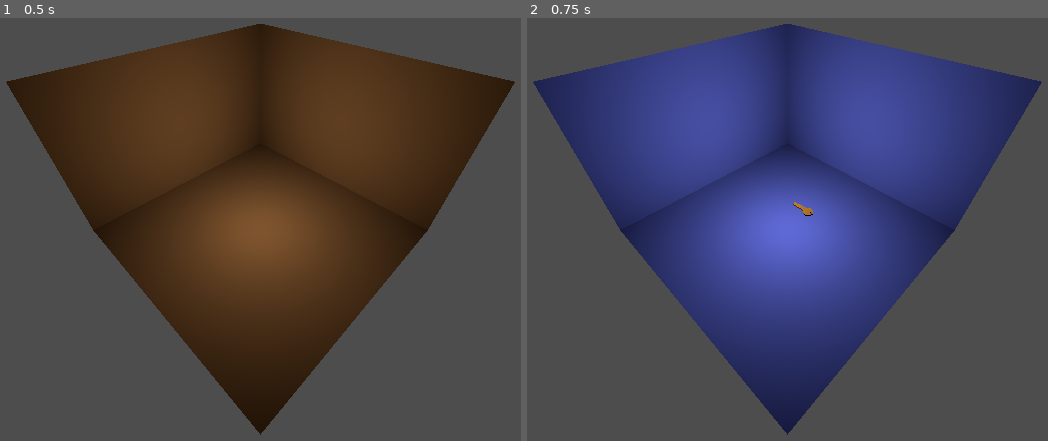
Above: before the commit, frames 1-2 (left to right).
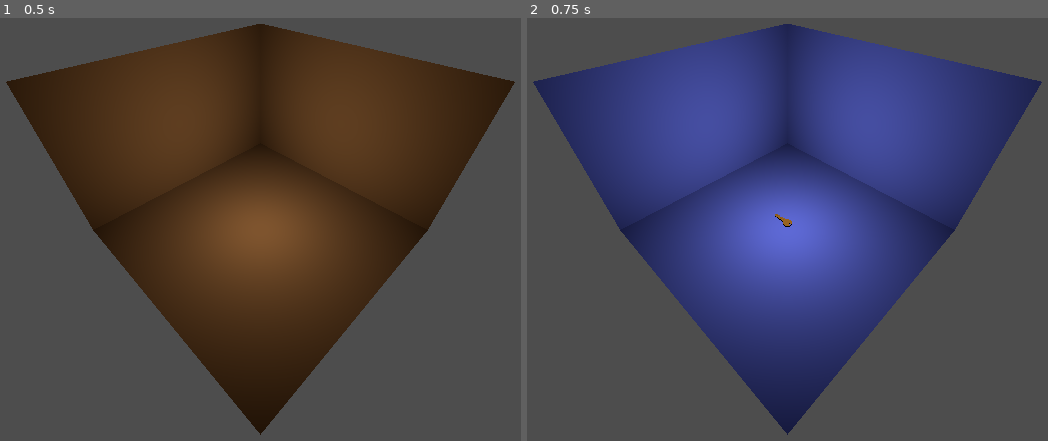
Above: after the commit, the same moments.

Repository: radiantstew0827/Gang29
Game: Godot game, scene res://main.tscn
Two runs of this game, one before a commit and one after it. Both use one fixed random seed, a clock stepped at 60 frames per second and the inputs below.
Inputs (mouse positions are in pixels of both pictures, inside the frame that each line leads up to):
- Up to frame 1 (0.5 s): no input
- Up to frame 2 (0.75 s): tap Enter at 0.5 s; move the mouse to (964, 199) at 0.52 s; hold Space (time_switch) from 0.53 s (still down)

Frame 1 is identical in both runs. In frame 2, less than 0.1% of the frame differs, in the area x 47-55%, y 43-50%.

Commit message:
Mouse interactable detection
although for now it just prints true or false

Diff:
--- a/gang29/interactable.tscn
+++ b/gang29/interactable.tscn
@@ -1,3 +1,6 @@
-[gd_scene format=3 uid="uid://calcp30jhayjp"]
+[gd_scene load_steps=2 format=3 uid="uid://calcp30jhayjp"]
 
-[node name="Interactable" type="Node3D"]
+[ext_resource type="Script" path="res://scripts/interactable.gd" id="1_3kbm2"]
+
+[node name="StaticBody3D" type="StaticBody3D"]
+script = ExtResource("1_3kbm2")
--- a/gang29/levels/level_1.tscn
+++ b/gang29/levels/level_1.tscn
@@ -1,6 +1,7 @@
-[gd_scene load_steps=5 format=3 uid="uid://tnkstllrqrim"]
+[gd_scene load_steps=8 format=3 uid="uid://tnkstllrqrim"]
 
 [ext_resource type="Script" path="res://scripts/level.gd" id="1_5sls7"]
+[ext_resource type="PackedScene" uid="uid://calcp30jhayjp" path="res://interactable.tscn" id="2_80dny"]
 [ext_resource type="ArrayMesh" uid="uid://dvydt7tjektm3" path="res://Assets/key.obj" id="2_k830e"]
 
 [sub_resource type="StandardMaterial3D" id="StandardMaterial3D_n0oft"]
@@ -8,6 +9,10 @@
 
 [sub_resource type="StandardMaterial3D" id="StandardMaterial3D_0pna3"]
 albedo_color = Color(0.433886, 0.488662, 1, 1)
+
+[sub_resource type="BoxShape3D" id="BoxShape3D_nn2we"]
+
+[sub_resource type="BoxShape3D" id="BoxShape3D_ohvaq"]
 
 [node name="Level1" type="Node3D" node_paths=PackedStringArray("camera_point", "present_room", "future_room")]
 script = ExtResource("1_5sls7")
@@ -30,10 +35,23 @@
 
 [node name="OmniLight3D" type="OmniLight3D" parent="Future"]
 
-[node name="Key" type="MeshInstance3D" parent="Future"]
-transform = Transform3D(0.1, 0, 0, 0, 0.1, 0, 0, 0, 0.1, 0.454966, -0.747034, -0.0873041)
+[node name="Key2" parent="Future" instance=ExtResource("2_80dny")]
+transform = Transform3D(1, 0, 0, 0, 1, 0, 0, 0, 1, 0, -1.30047, 0)
+
+[node name="CollisionShape3D" type="CollisionShape3D" parent="Future/Key2"]
+transform = Transform3D(1, 0, -1.74533e-05, 0, 1, 0, 1.74533e-05, 0, 1, 0, 0, 0)
+shape = SubResource("BoxShape3D_nn2we")
+
+[node name="Key" type="MeshInstance3D" parent="Future/Key2"]
+transform = Transform3D(0.1, 0, 0, 0, 0.1, 0, 0, 0, 0.1, 0, 0, 0)
 mesh = ExtResource("2_k830e")
-skeleton = NodePath("../..")
+skeleton = NodePath("../../..")
+
+[node name="StaticBody3D" type="StaticBody3D" parent="Future"]
+transform = Transform3D(1, 0, 0, 0, 1, 0, 0, 0, 1, 1.39566, 0, 0)
+
+[node name="CollisionShape3D" type="CollisionShape3D" parent="Future/StaticBody3D"]
+shape = SubResource("BoxShape3D_ohvaq")
 
 [node name="Marker3D" type="Marker3D" parent="."]
 transform = Transform3D(1, 0, 0, 0, 1, 0, 0, 0, 1, 3, 3, 3)
--- a/gang29/interactable.gd
+++ b/gang29/scripts/interactable.gd
@@ -9,7 +9,8 @@
 	pass # Replace with function body.
 
 func outline(visible : bool) -> void:
-	if visible and outline:
+	print(visible)
+	if visible and outline_shader:
 		pass
 		#create
 	else:
--- a/gang29/scripts/player.gd
+++ b/gang29/scripts/player.gd
@@ -1,6 +1,8 @@
 extends Camera3D
 
 @export var future_mode : bool = true
+
+var hover_object : Interactable
 
 
 # Called when the node enters the scene tree for the first time.
@@ -10,8 +12,28 @@
 
 # Called every frame. 'delta' is the elapsed time since the previous frame.
 func _process(_delta: float) -> void:
-	# TO DO
-	# do mouse raycats using this: https://stackoverflow.com/questions/76893256/how-to-get-the-3d-mouse-pos-in-godot-4-1
+	if hover_object: hover_object.outline(false)
+
+	#======== Interactable detection ===========
+	# finds origin and direction
+	var viewport := get_viewport()
+	var mouse_position := viewport.get_mouse_position()
+	var origin := project_ray_origin(mouse_position)
+	var direction := project_ray_normal(mouse_position)
+
+	# raycast
+	var space_state := get_world_3d().direct_space_state
+	var query := PhysicsRayQueryParameters3D.create(origin, origin+direction*99)
+	var result := space_state.intersect_ray(query)
+
+	#FINALLY
+	if result.is_empty() or result["collider"] is not Interactable:
+		hover_object = null
+		return
+
+	hover_object = result["collider"]
+	hover_object.outline(true)
+
 	# then get the object using this: https://docs.godotengine.org/en/stable/classes/class_physicsdirectspacestate3d.html#class-physicsdirectspacestate3d-method-intersect-ray
 	# then figure the rest out
 	pass
